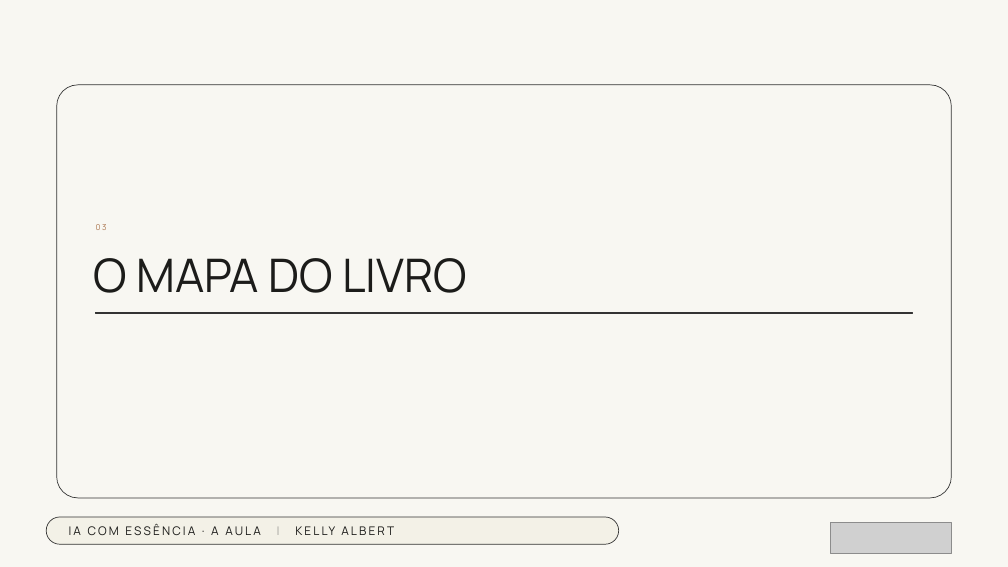
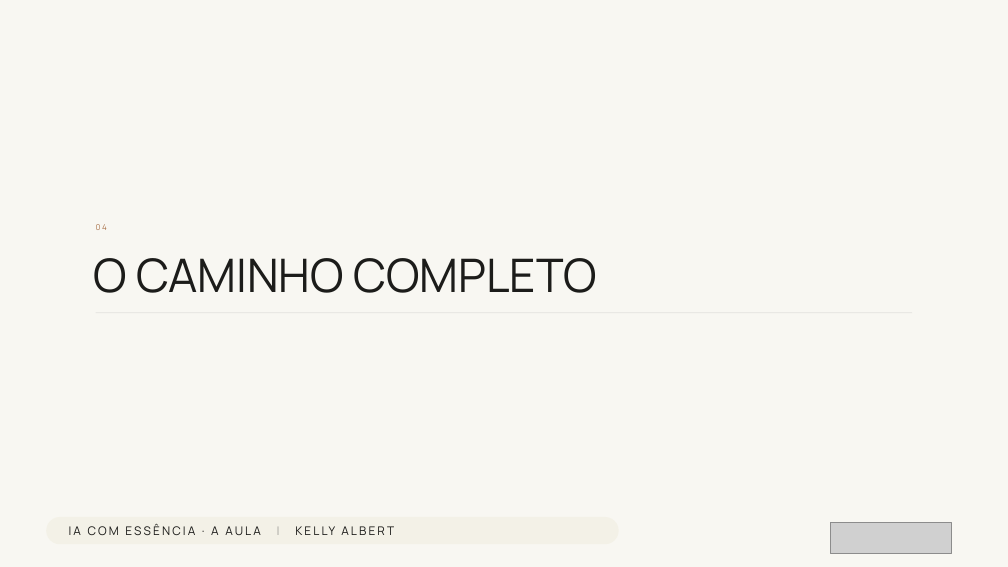
Before and after one commit to kellyalbertkabrand/Modelo_de_Apresentacao, a slide deck: slide 19 of decks/saida/aula-ia-com-essencia.pptx (slide 14 before the commit). Drawn at 1008x567 pixels with LibreOffice and Linux fonts; fonts in the diff are those of the drawing; grey boxes stand for pictures; background and template pictures are left out. Boxes give left, top, right and bottom in pixels: in the first picture for what was removed or moved away, otherwise in the second. Text is boxed around its words. In the diff, an @@ line names an element or a change of style, - is before the commit and + after.

```diff
--- a/decks/saida/aula-ia-com-essencia.pptx
+++ b/decks/saida/aula-ia-com-essencia.pptx
@@ rounded rectangle removed at (x1=56, y1=85, x2=951, y2=498) @@
@@ text at (x1=94, y1=258, x2=597, y2=293): text changed @@
-O MAPA DO LIVRO
+O CAMINHO COMPLETO
@@ rectangle at (x1=96, y1=312, x2=912, y2=313): outline #333333 1 pt to none @@
@@ rounded rectangle at (x1=46, y1=517, x2=619, y2=544): outline #333333 1 pt to none @@
```
Also in this commit, not shown: 17 other slides changed, 15 slides added, 18 slides removed, 32 other files.
